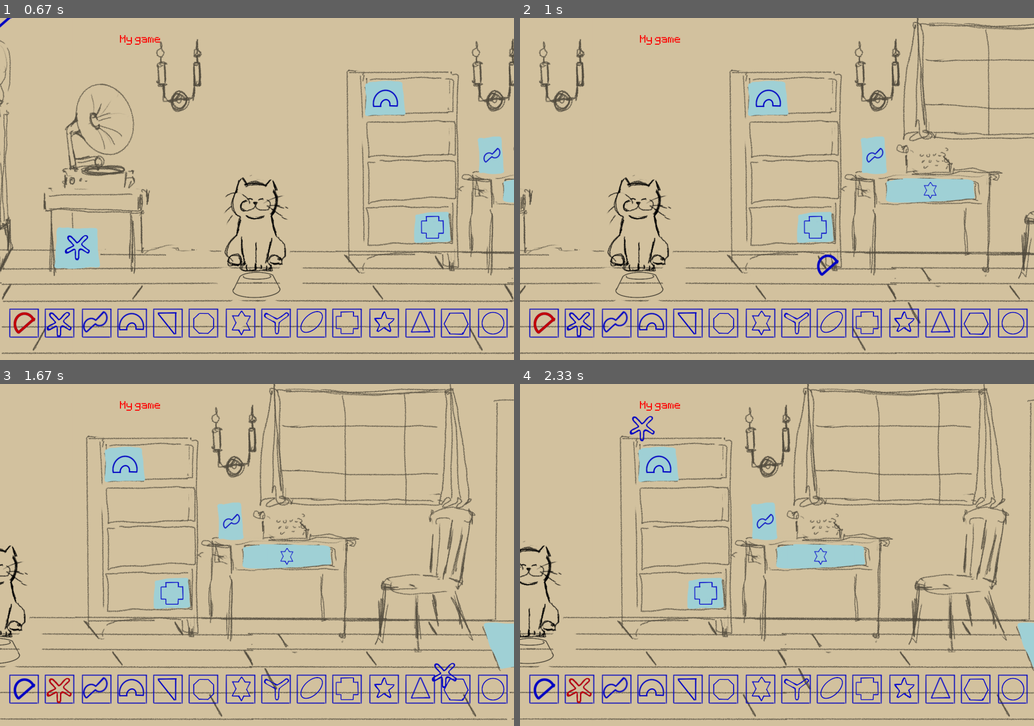
Above: before the commit, frames 1-4 (two rows, left to right).
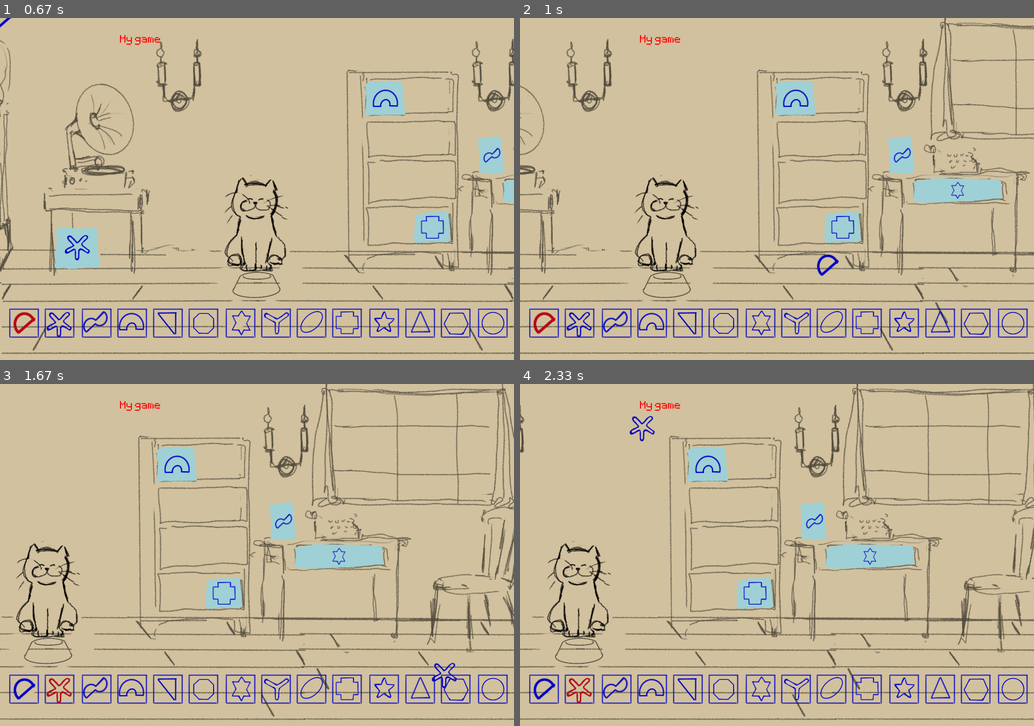
Above: after the commit, the same moments.

Repository: Bchan1999/Feed-The-Cat-PyGame
Game: pygame game, started from window.py
Same seed, same stepped clock (60 frames per second), same inputs: the game is played once before the commit and once after it.
Inputs (mouse positions are in pixels of both pictures, inside the frame that each line leads up to):
- Up to frame 1 (0.67 s): tap Space at 0.33 s
- Up to frame 2 (1 s): hold Right from 0.67 s (still down); move the mouse to (828, 264) at 0.7 s
- Up to frame 3 (1.67 s): release Right at 1.13 s; hold Up 1.17-1.47 s; move the mouse to (97, 637) at 1.2 s; hold Right from 1.5 s (still down); move the mouse to (447, 674) at 1.53 s
- Up to frame 4 (2.33 s): release Right at 1.97 s; hold Left from 2 s (still down); move the mouse to (643, 428) at 2.03 s

Frame 1 is identical in both runs. In frame 2, 15% of the frame differs, in the area x 0-100%, y 0-99%; in frame 3, 18%; in frame 4, 18%.

Commit message:
changed variables to make it harder

Diff:
--- a/window.py
+++ b/window.py
@@ -136,14 +136,14 @@
                     keyflag = True
                     rflag = True
                     lflag = False
-                    screen_change = -20
-                    rect_change = -20
+                    screen_change = -16
+                    rect_change = -16
                 elif event.key == pygame.K_LEFT:
                     keyflag = True
                     rflag = False
                     lflag = True
-                    screen_change = 20
-                    rect_change = 20
+                    screen_change = 16
+                    rect_change = 16
                 if event.key == pygame.K_UP:
                     if (len(mouseKeys) - 1 == keyState):
                         keyState = 0
@@ -187,7 +187,7 @@
 
         screen.blit(cat_surface, (screen_pos, 0))  # block image transfer
 
-        if seconds > 30:
+        if seconds > 25:
             pygame.mixer.Sound.stop(theme)
             pygame.mixer.Sound.play(scare)
             gameState = 2
